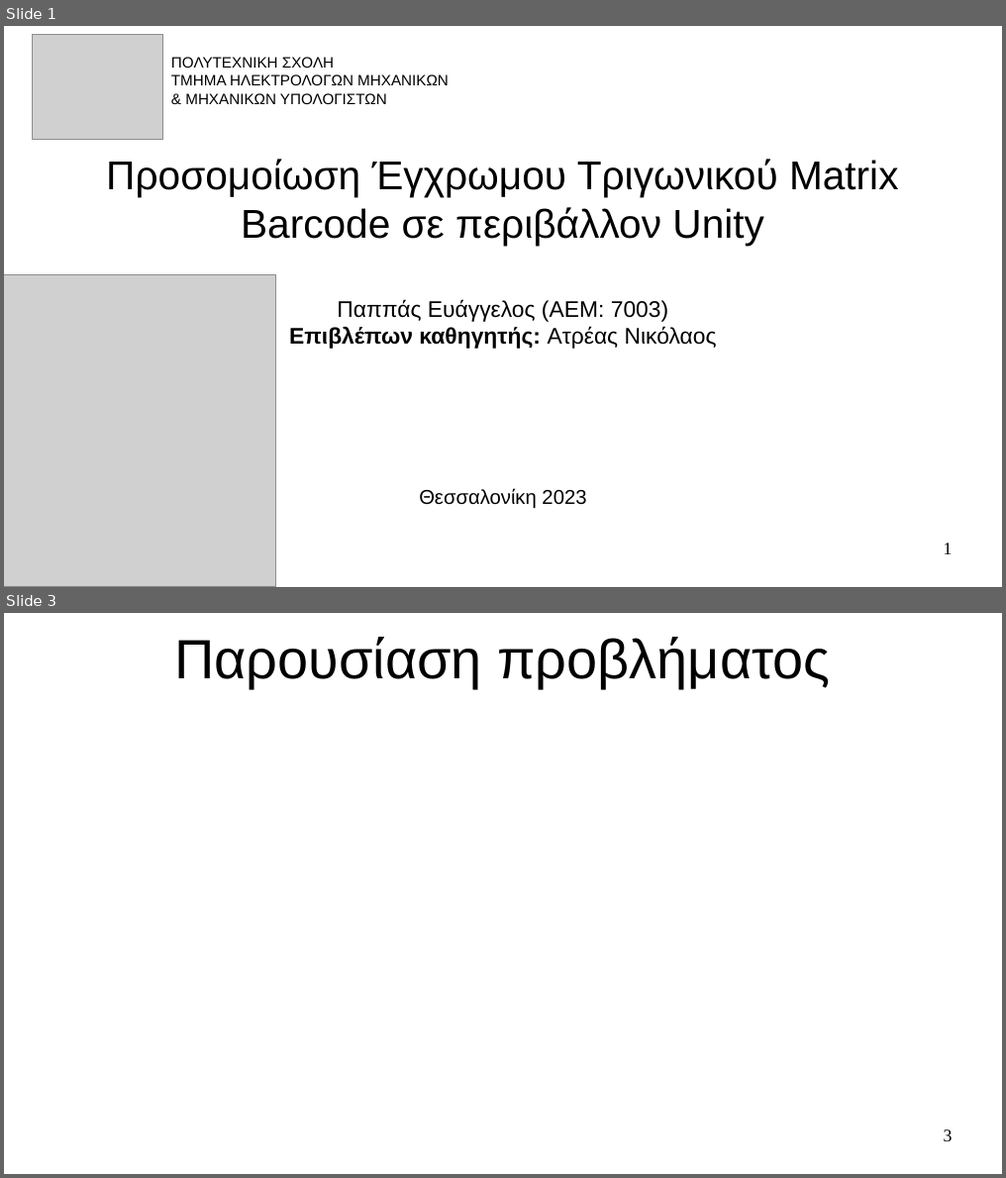
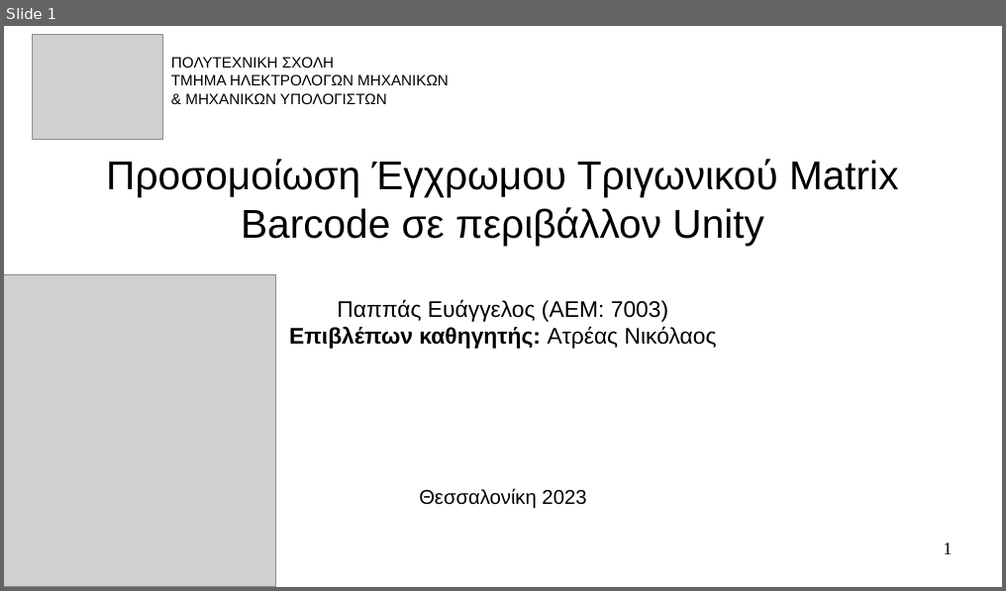
Before and after one commit to pevanget/Trigonix, a slide deck: Trigonix/Documentation/Παρουσίαση.odp. Shown one above the other, each under a label of ours: slides 1 and 3 before the commit, slide 1 after it; the slides between them are not shown. The pictures are 1006x1178 and 1006x591 pixels, drawn with LibreOffice and Linux fonts; fonts in the diff are those of the drawing; grey boxes stand for pictures. Boxes give left, top, right and bottom in pixels: in the first picture for what was removed or moved away, otherwise in the second. Text is boxed around its words. In the diff, an @@ line names an element or a change of style, - is before the commit and + after.

```diff
--- a/Trigonix/Documentation/Παρουσίαση.odp
+++ b/Trigonix/Documentation/Παρουσίαση.odp
@@ slide 3 removed at box(4, 613, 1002, 1174), background #FFFFFF @@
@@ title removed at box(174, 637, 830, 688) @@
-Παρουσίαση προβλήματος
@@ page number removed at box(944, 1130, 952, 1142) @@
-3
```
Also in this commit, not shown: 2 slides changed, 7 slides added, 1 other slide removed, 4 other files.
